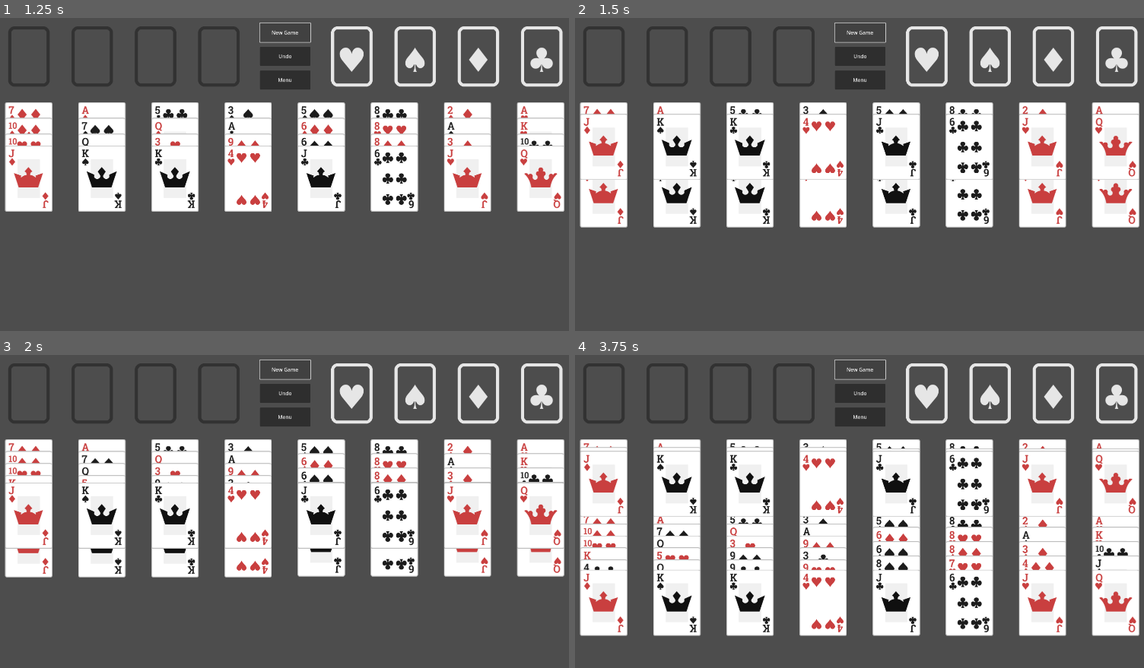
Above: before the commit, frames 1-4 (two rows, left to right).
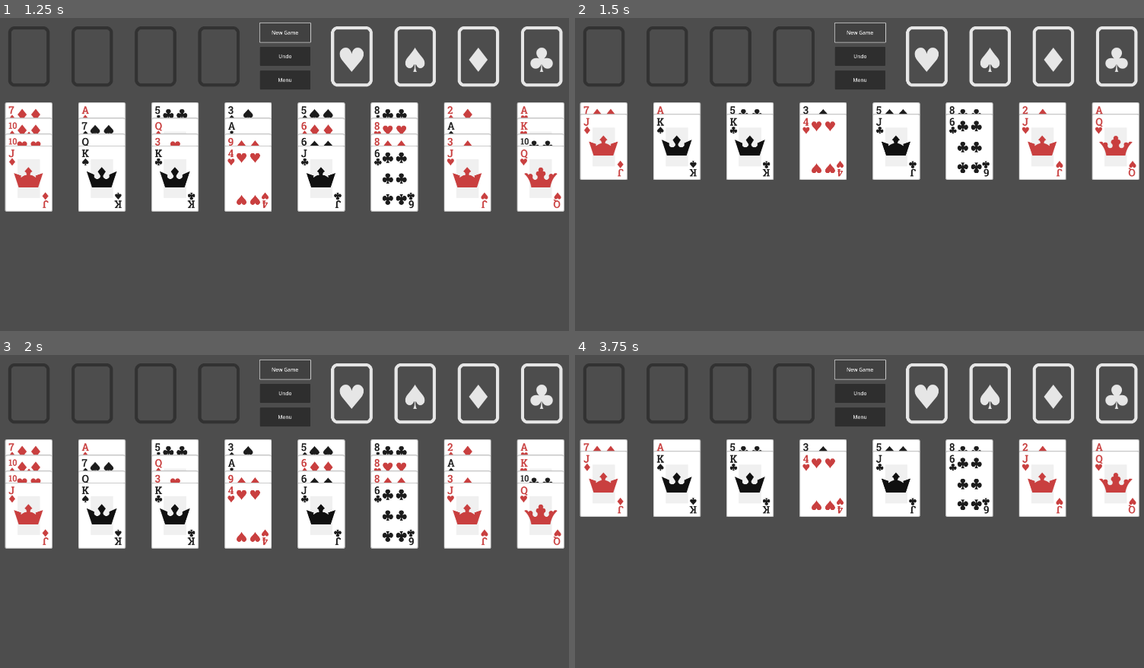
Above: after the commit, the same moments.

Repository: emabrey/card-framework
Game: Godot game, scene res://freecell/scenes/main_game/freecell_game.tscn
Two runs of this game, one before a commit and one after it. Both use one fixed random seed, a clock stepped at 60 frames per second and the inputs below. The project has no main scene, so this scene is started directly.
Inputs:
- Up to frame 1 (1.25 s): click "New Game" at 0.5 s
- Up to frame 2 (1.5 s): click "New Game" at 1.25 s
- Up to frame 3 (2 s): no input
- Up to frame 4 (3.75 s): click "Undo" at 2 s; click "Undo" at 2.75 s; click "New Game" at 3.5 s

Frame 1 is identical in both runs. In frame 2, 10% of the frame differs, in the area x 0-100%, y 51-67%; in frame 3, 8.3%; in frame 4, 26%, in the area x 0-100%, y 29-90%.
Error before the commit: Invalid assignment of property or key 'container' with value of type 'Nil' on a base object of type 'Control (PlayingCard)'. (res://card_framework/card_contain…

Commit message:
fix: ensure proper release of holding cards in card container

Diff:
--- a/card_framework/card.gd
+++ b/card_framework/card.gd
@@ -136,8 +136,6 @@
 
 
 func set_releasing():
-	if is_holding and card_container != null:
-		card_container.release_holding_cards()
 	is_holding = false
 
 
@@ -173,7 +171,8 @@
 		if mouse_event.is_released():
 			is_clicked = false
 			CardFrameworkSignalBus.card_released.emit(self)
-			set_releasing()
+			if card_container != null:
+				card_container.release_holding_cards()
 
 
 func _on_drag_dropped(_cards: Array):
--- a/card_framework/card_container.gd
+++ b/card_framework/card_container.gd
@@ -100,7 +100,6 @@
 
 func clear_cards():
 	for card in _held_cards:
-		card.container = null
 		Util.remove_object(card)
 	_held_cards.clear()
 
@@ -123,6 +122,8 @@
 func release_holding_cards():
 	if _holding_cards.size() == 0:
 		return
+	for card in _holding_cards:
+		card.set_releasing()
 	var copied_holding_cards = _holding_cards.duplicate()
 	CardFrameworkSignalBus.drag_dropped.emit(copied_holding_cards)
 	_holding_cards.clear()
